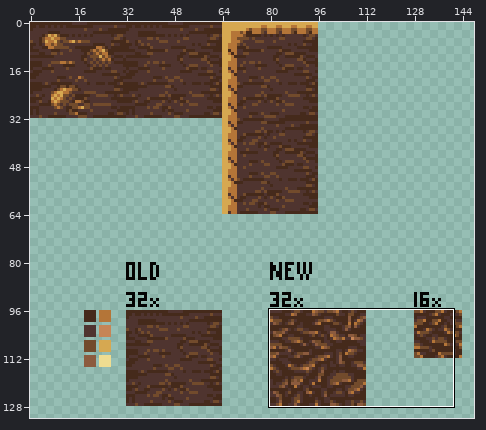
Pixel-art file: public/assets/project_file/tile_cave.aseprite. The first picture is a wide view before the edit; the outline marks the close-up.
Close-up. Before the commit:
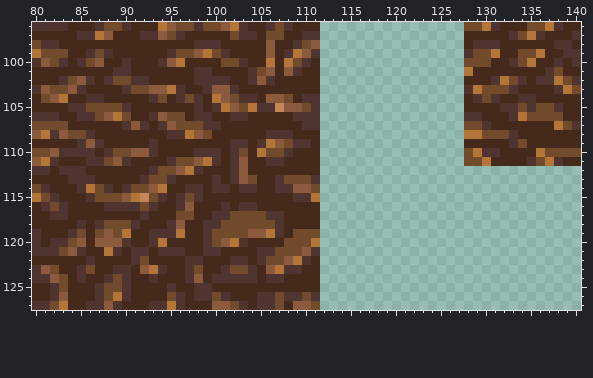
256x256 pixels, 1 frame. Shown: x 80..140, y 96..127. The wide view leaves out empty margins.
Now the later version:
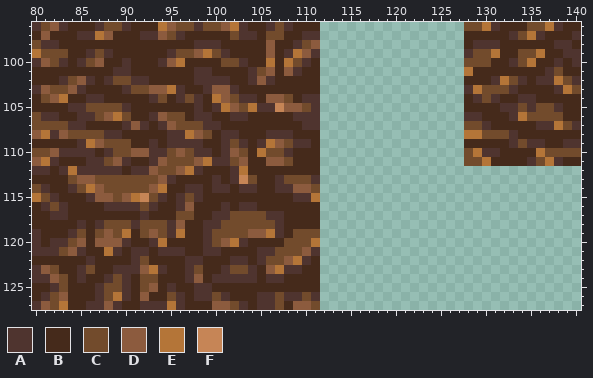
Palette (. is transparent): A #4f342f  B #452a1b  C #724b2c  D #8c5b3e  E #b47538  F #c68556
The edit:
@@ x 80..84 @@
- 96 AAAAB
- 97 BBBBB
+ 96 ACDAB
+ 97 BDBBB
  98 CAABB
@@ x 80..140 @@
 105 BBBBAACCCCABBBBBBBABAEDCEAAFDDCA................BBBBAACACCABB
-106 AAABBAACDECBBADCCBAABBAABBBBBAAA................AABBBAECCCCBB
-107 CCCCBBBBBBADABADCCCAABBBBBBBBBAA................CCABBBBBBBECA
-108 DEADCCABBBBBBBBAAEDCBBBBBBAAABBB................EECCCABBBBBBB
-109 BBBBBADABBBBBABBBBBBBBAABAEDCAAB................BBBBBACBBBBBB
-110 CCDAAAABACCDDABBBBAAABACBECCABBB................CEAABBBBECCCC
-111 DEABBBAACDABBBBACCDEABADBBAABBBB................CCEBBBBACEABB
-112 AABAAABBBBBBBACCDEABBBADBBBBBBBB.............................
-113 BBBBAAABBBBBACCABBBBABADCBBACCCA.............................
-114 CABBBAECABACCDEBBAABAABAABBAADDC.............................
-115 ECABBBACCCDEFCABACABBBBBBBBBBAAE.............................
+106 CAABBAACDECBBADCCBAABBAABBBBBAAA................AABBBAECCCCBB
+107 CCCCAABBBBADABADCCCAABBBBBBBBBAA................CCABBBBBAAECA
+108 DEADCCCCAABBBBBAAEDCBAABBBAAABBB................EECCCABBBBBBB
+109 BBBBBAEDCCCBBABAAAABBACABAEDCAAB................BBBBBACAABBAA
+110 CCDAAAABACCDDAACDCAABADCBECCABBB................CEAABBBBECCCC
+111 DEABBBAACDABBADCCCDEAACDBBDDCBBB................CCEBBBBACEABB
+112 AABAEAAAAABAADCCDEABBBAEBBBBBBBB.............................
+113 BBBBCDDCCCCCCCDABBBBABAFCBBACCCA.............................
+114 CABBACEDCCCCCDEBBAABAABAABBAADDC.............................
+115 ECABBBADDCDEFCABACABBBBBBBBBBAAE.............................
 116 BACABBBBAAAACABBADBBBABAABBBBBBB.............................
 117 BBAABBBBBBBBABBBCCBBAACCCCAABBBB.............................
-118 BBBBBABACCCABBBADBBAACCCCCCABBBB.............................
-119 ABBBACBCDCEBBAAAEBBACCCCDDEABCCC.............................
+118 BBBBBABACCCACCCADBBAACCCCCCABBBB.............................
+119 ABBBACBCDCEBCDCAEBBACCCCDDEABCCC.............................
 120 ABAACDBDDDABBAEBBBBACDEABBBBCCCE.............................
@@ x 80..95 @@
 122 BBBBBBABBBBACBBB
-123 ADCBBACBBAABDEAB
-124 AADCBABBACABBABB
-125 BBACBBBACCABBBBA
-126 BBADBBBACEABBBBC
-127 AACEBBAADABBBAAE
+123 ADCBBACBBAAADEAB
+124 AADCBABBACABCCBB
+125 BBACBBBACCABCDBA
+126 BACDBBBACEABDBBC
+127 ADCEBBAADABBAAAE
